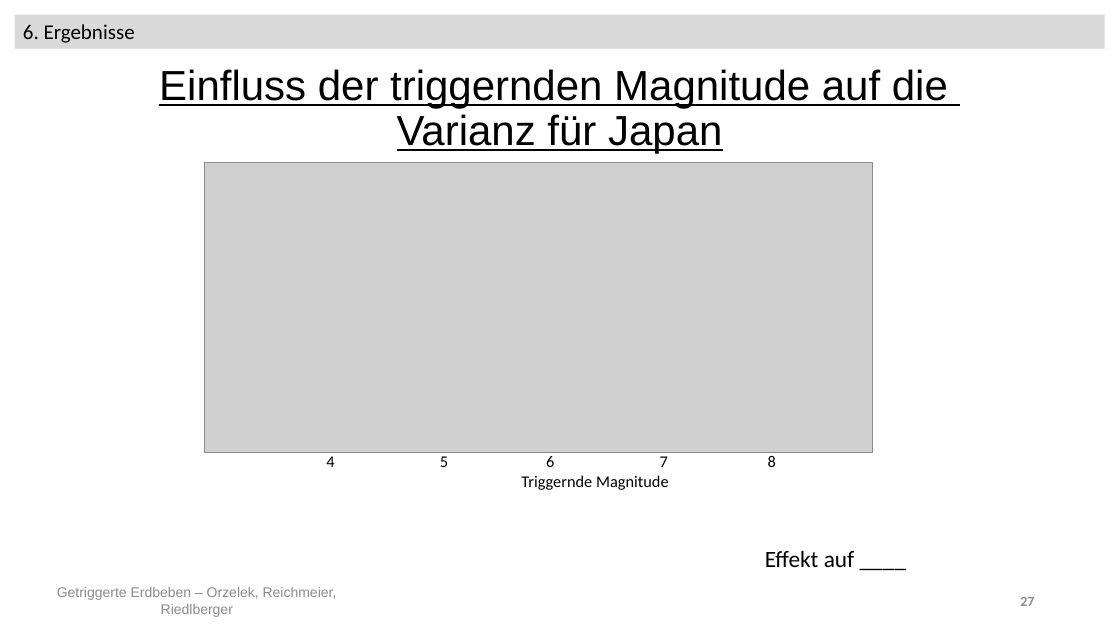
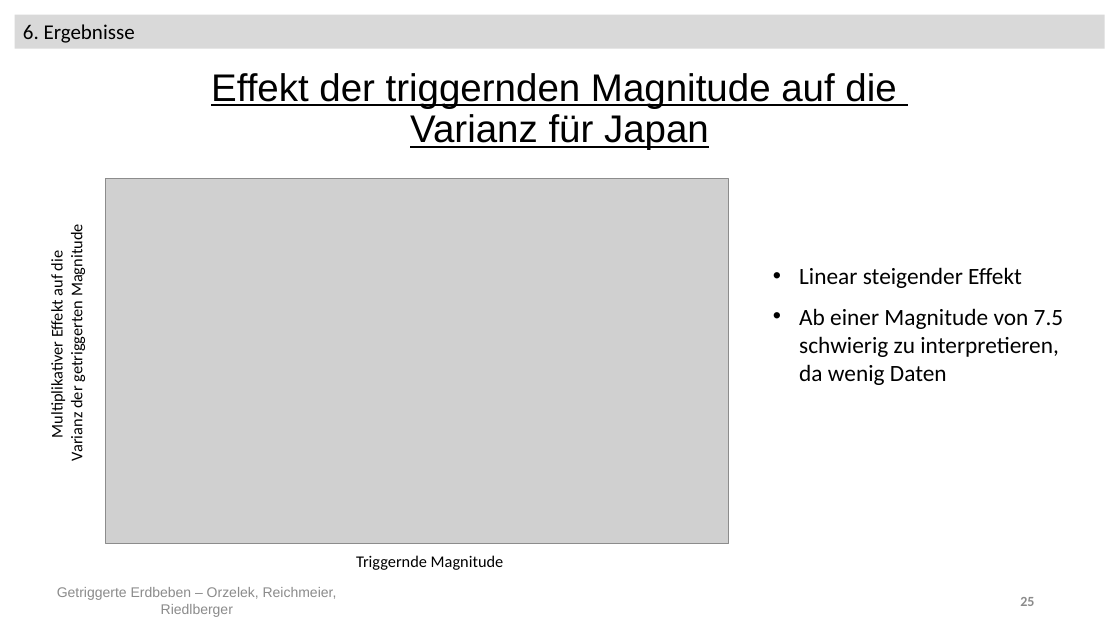
Before and after one commit to Kati77/Praktikum-Erdbeben, a slide deck: slide 25 of pp - AbschlusspräsentationX.pptx (slide 27 before the commit). Drawn at 1120x630 pixels with LibreOffice and Linux fonts; fonts in the diff are those of the drawing; grey boxes stand for pictures. Boxes give left, top, right and bottom in pixels: in the first picture for what was removed or moved away, otherwise in the second. Text is boxed around its words. In the diff, an @@ line names an element or a change of style, - is before the commit and + after.

```diff
--- a/pp - AbschlusspräsentationX.pptx
+++ b/pp - AbschlusspräsentationX.pptx
@@ text at (211,73,896,108): text changed; size 36 to 33 pt @@
-Einfluss der triggernden Magnitude auf die
+Effekt der triggernden Magnitude auf die
@@ text at (410,114,709,150): size 36 to 33 pt in "Varianz für Japan" @@
@@ picture: place and size @@
-picture at (205,162,873,452)
+picture at (106,179,729,544)
@@ text added at (47,231,87,460), 14 pt, text #000000 @@
+Multiplikativer Effekt auf die
+Varianz der getriggerten Magnitude
@@ text added at (799,267,1064,385), 20 pt, text #000000 @@
+• Linear steigender Effekt
+• Ab einer Magnitude von 7.5 schwierig zu interpretieren, da wenig Daten
@@ text removed at (326,456,669,490) @@
-4 5 6 7 8
-Triggernde Magnitude
@@ text added at (356,555,504,570), 14 pt, text #000000 @@
+Triggernde Magnitude
@@ text removed at (765,550,855,567) @@
-Effekt auf ____
@@ page number at (1020,597,1034,606): text changed @@
-27
+25
```
Also in this commit, not shown: 34 other slides changed, 2 slides added, 6 slides removed.
